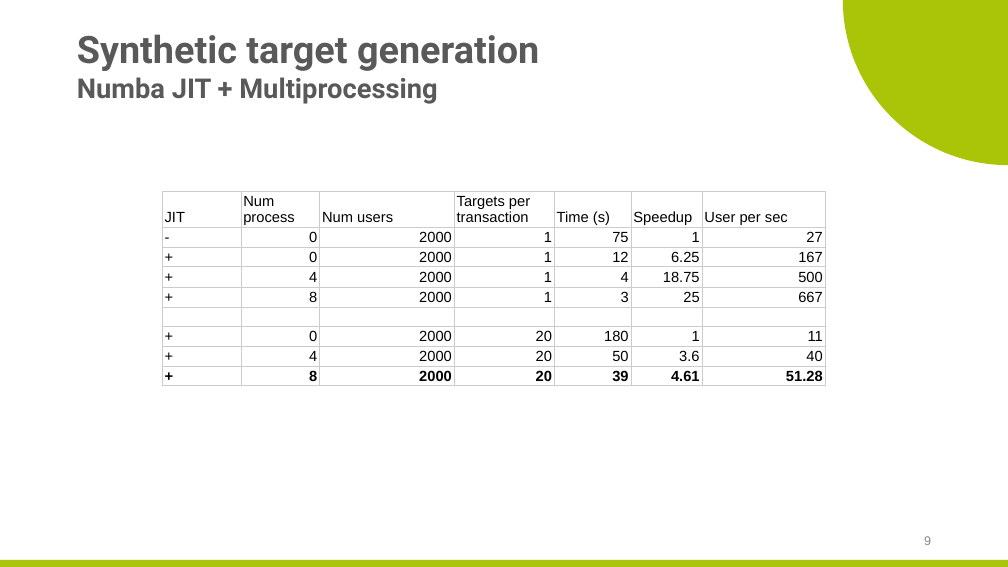
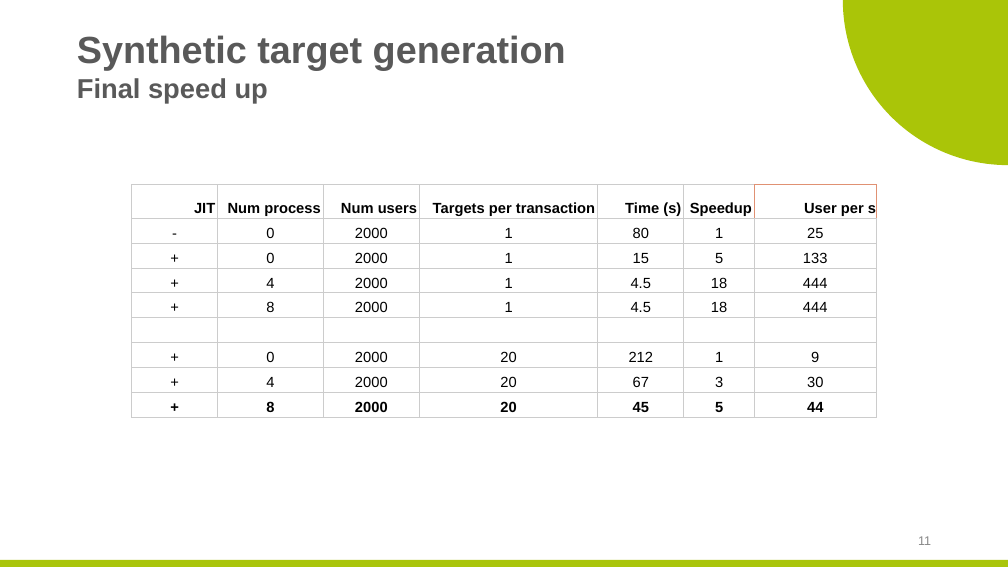
Before and after one commit to zaaabik/hppl_skoltech_project, a slide deck: slide 11 of presentations.pptx (slide 9 before the commit). Drawn at 1008x567 pixels with LibreOffice and Linux fonts; fonts in the diff are those of the drawing; background and template pictures are left out. Boxes give left, top, right and bottom in pixels: in the first picture for what was removed or moved away, otherwise in the second. Text is boxed around its words. In the diff, an @@ line names an element or a change of style, - is before the commit and + after.

```diff
--- a/presentations.pptx
+++ b/presentations.pptx
@@ title at [77, 35, 566, 103]: text changed; font Roboto to Arial @@
-Synthetic target generation
-Numba JIT + Multiprocessing
+Synthetic target generation
+Final speed up
@@ table at [132, 185, 876, 419] @@
-row 1, column 7: User per sec
+row 1, column 7: User per s
-row 2, column 5: 75
+row 2, column 5: 80
-row 2, column 7: 27
+row 2, column 7: 25
-row 3: + | 0 | 2000 | 1 | 12 | 6.25 | 167
+row 3: + | 0 | 2000 | 1 | 15 | 5 | 133
-row 4: + | 4 | 2000 | 1 | 4 | 18.75 | 500
+row 4: + | 4 | 2000 | 1 | 4.5 | 18 | 444
-row 5: + | 8 | 2000 | 1 | 3 | 25 | 667
+row 5: + | 8 | 2000 | 1 | 4.5 | 18 | 444
-row 7, column 5: 180
+row 7, column 5: 212
-row 7, column 7: 11
+row 7, column 7: 9
-row 8: + | 4 | 2000 | 20 | 50 | 3.6 | 40
+row 8: + | 4 | 2000 | 20 | 67 | 3 | 30
-row 9: + | 8 | 2000 | 20 | 39 | 4.61 | 51.28
+row 9: + | 8 | 2000 | 20 | 45 | 5 | 44
@@ bold on in "JIT", "Num process", "Num users", "Targets per transaction" and 2 more places @@
@@ alignment left to right @@
@@ alignment left to centre @@
@@ alignment right to centre @@
@@ borders changed @@
@@ table: place and size @@
-table at [163, 191, 826, 396]
+table at [132, 185, 876, 419]
@@ page number at [918, 536, 931, 545]: text changed @@
-9
+11
```
Also in this commit, not shown: 6 other slides changed, 4 slides added, 3 slides removed, 28 other files.
